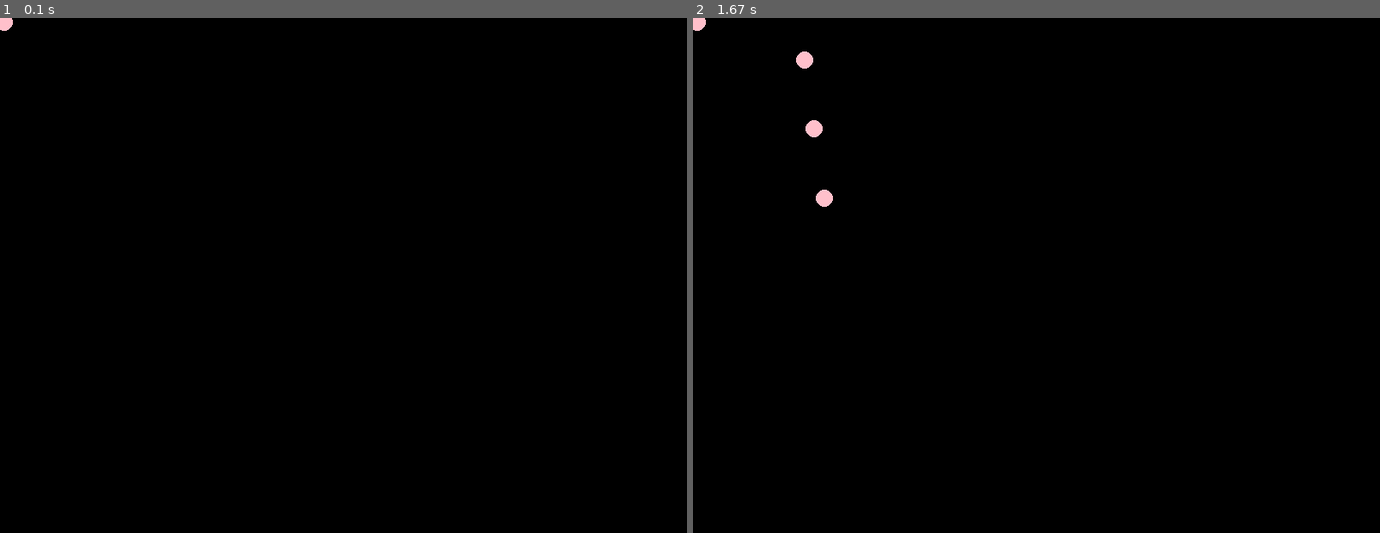
Above: before the commit, frames 1-2 (left to right).
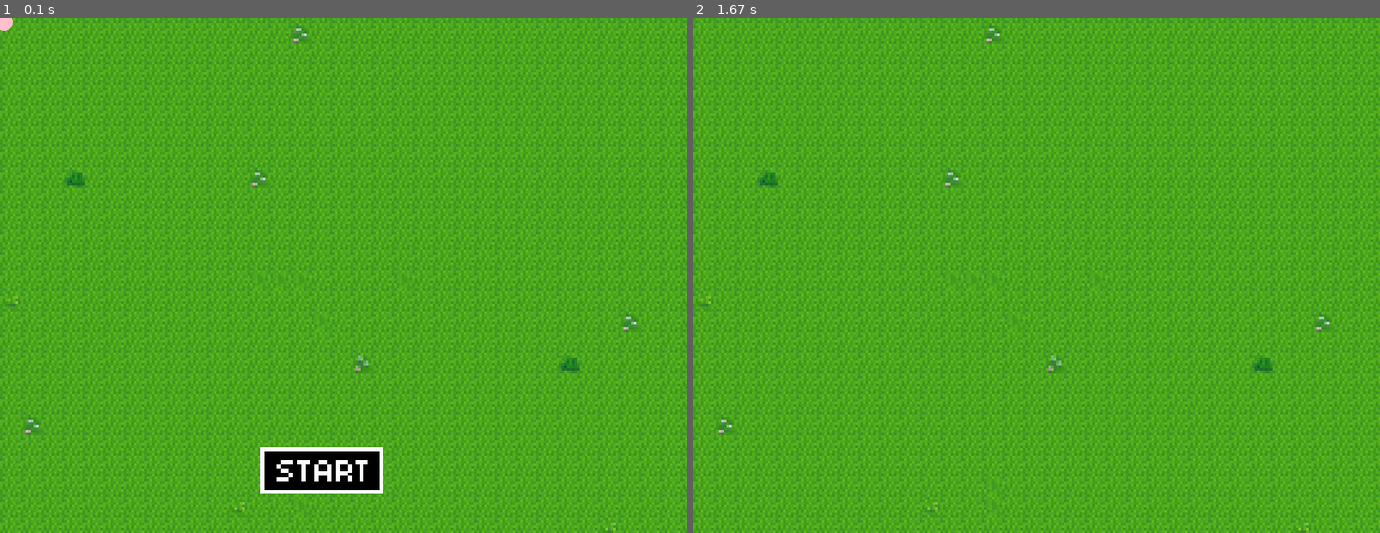
Above: after the commit, the same moments.

Repository: olincollege/maze-game
Game: pygame game, started from game.py
The game is run twice, just before and just after one commit, with the same random seed, the same clock (stepped at 60 frames per second) and the same inputs.
Inputs (mouse positions are in pixels of both pictures, inside the frame that each line leads up to):
- Up to frame 1 (0.1 s): no input
- Up to frame 2 (1.67 s): press the mouse at (802, 59) at 0.37 s; move the mouse to (816, 131) at 0.47 s; release the mouse at (823, 198) at 0.6 s

The runs differ from the first frame. In frame 1, 99% of the frame differs, in the area x 0-100%, y 0-100%; in frame 2, 100%.

Commit message:
Figure out button position.

Diff:
--- a/Levels.py
+++ b/Levels.py
@@ -1,6 +1,15 @@
 import pygame
 import sys
-from PIL import Image
+
+from maze import Maze
+from view import PygameView
+from controller import PygameController
+
+timer = pygame.time.Clock()
+
+maze = Maze()
+view = PygameView(maze)
+controller = PygameController(maze)
 
 # Initialize Pygame
 pygame.init()
@@ -45,10 +54,8 @@
 
 # Function to draw the rectangle in the middle of the screen
 def draw_rectangle(screen):
-    pygame.draw.rect(screen, GREEN, pygame.Rect(0, 225, 200, 75))
-    pygame.draw.rect(screen, GREEN, pygame.Rect(200, 225, 50, 300))
-    pygame.draw.rect(screen, GREEN, pygame.Rect(200, 525, 375, 40))
-    pygame.draw.rect(screen, GREEN, pygame.Rect(575, 0, 40, 565))
+    pygame.draw.rect(screen, GREEN, pygame.Rect(300, 175, 150, 500))
+    pygame.draw.rect(screen, GREEN, pygame.Rect(300, 175, 500, 100))
 
 
 # Main game loop
@@ -65,6 +72,7 @@
 
     # Draw the rectangle in the middle of the screen
     draw_rectangle(screen)
+    view.button("img/start_btn.png")
 
     # Update the display
     pygame.display.flip()
--- a/controller.py
+++ b/controller.py
@@ -56,12 +56,18 @@
         mouse_position = pygame.mouse.get_pos()
         return mouse_position
 
-    def click_button(self, x, y, image):
+    def click_button(self, x, y, path, scale):
         """
         Check if a button is clicked.
         """
         clicked = False
-        rect = image.get_rect()
+        image = pygame.image.load(path)
+        transformed_image = pygame.transform.scale(
+            image,
+            (int(image.get_width() * scale), int(image.get_height() * scale)),
+        )
+        rect = transformed_image.get_rect()
+
         position = self.mouse_position()
 
         if rect.collidepoint(position):
@@ -71,5 +77,7 @@
         if pygame.mouse.get_pressed()[0] == 0:
             clicked = False
 
+        return clicked
+
     # FUNCTIONS TO IMPLEMENT
     # get mouse click for start button ya
--- a/game.py
+++ b/game.py
@@ -3,27 +3,47 @@
 """
 
 import pygame
-import matplotlib.pyplot as plt
 
 from maze import Maze
 from view import PygameView
+from view import BUTTON_X
+from view import BUTTON_Y
 from controller import PygameController
 from library import Level_1
 from library import Level_2
 from library import Level_3
 
 timer = pygame.time.Clock()
-button = plt.imread("img/start_btn.png")
 
 maze = Maze()
 view = PygameView(maze)
 controller = PygameController(maze)
 
 run = True
-start = False
+button_display = True
+level = 1
 while run:
-    mouse_position = controller.mouse_position()
-    view.character(mouse_position, timer)
+    view.background_image("img/test.png")
+    while button_display:
+        mouse_position = controller.mouse_position()
+        view.button("img/start_btn.png")
+        view.character(mouse_position, timer)
+        if controller.click_button(BUTTON_X, BUTTON_Y, "img/start_btn.png", 1):
+            button_display = False
+            view.background_image("img/test.png")
+
+        for event in pygame.event.get():
+            if event.type == pygame.QUIT:
+                run = False
+
+    # while level < 4:
+    # mouse_position = controller.mouse_position()
+    # view.background_image("img/test.png")
+    # view.character(mouse_position, timer)
+
+    # for event in pygame.event.get():
+    #     if event.type == pygame.QUIT:
+    #         run = False
 
     for event in pygame.event.get():
         if event.type == pygame.QUIT:
--- a/view.py
+++ b/view.py
@@ -10,6 +10,9 @@
 HEIGHT = 600
 FPS = 60
 GREEN = (92, 184, 28)
+BUTTON_X = 303
+BUTTON_Y = 500
+BUTTON_SCALE = 0.55
 
 
 class MazeView(ABC):
@@ -38,7 +41,7 @@
         """
 
     @abstractmethod
-    def button(self, x, y, image, surface):
+    def button(self, path, scale):
         """
         Implementations of this method should display a button.
         """
@@ -63,7 +66,6 @@
     """
 
     def __init__(self, board):
-        pygame.init()
         self._level = 1
         self._screen = pygame.display.set_mode([WIDTH, HEIGHT])
         pygame.display.set_caption("Maze Game")
@@ -76,18 +78,25 @@
         pygame.draw.circle(self._screen, "pink", mouse_position, 10)
         pygame.display.flip()
 
-    def button(self, x, y, image, surface):
+    def button(self, path):
         """
         Display a button.
         """
-        self.rect = image.get_rect()
-        self.rect.topleft = (x, y)
-
-        surface.blit(self.image, (self.rect.x, self.rect.y))
+        image = pygame.image.load(path)
+        transformed_image = pygame.transform.scale(
+            image,
+            (
+                int(image.get_width() * BUTTON_SCALE),
+                int(image.get_height() * BUTTON_SCALE),
+            ),
+        )
+        self._screen.blit(transformed_image, (BUTTON_X, BUTTON_Y))
         pygame.display.flip()
 
     def background_image(self, path):
-        """ """
+        """
+        Display the background image.
+        """
         image = pygame.image.load(path)
         width = image.get_width()
         height = image.get_height()
@@ -96,10 +105,11 @@
             image, (int(width * scale), int(height * scale))
         )
         self._screen.blit(image, (0, 0))
-        pygame.display.flip()
 
     def draw_level(self, level):
-        """ """
+        """
+        Display the corresponding maze for the level.
+        """
         for i in range(len(level)):
             pygame.draw.rect(self._screen, GREEN, level(i))
             i += 1
